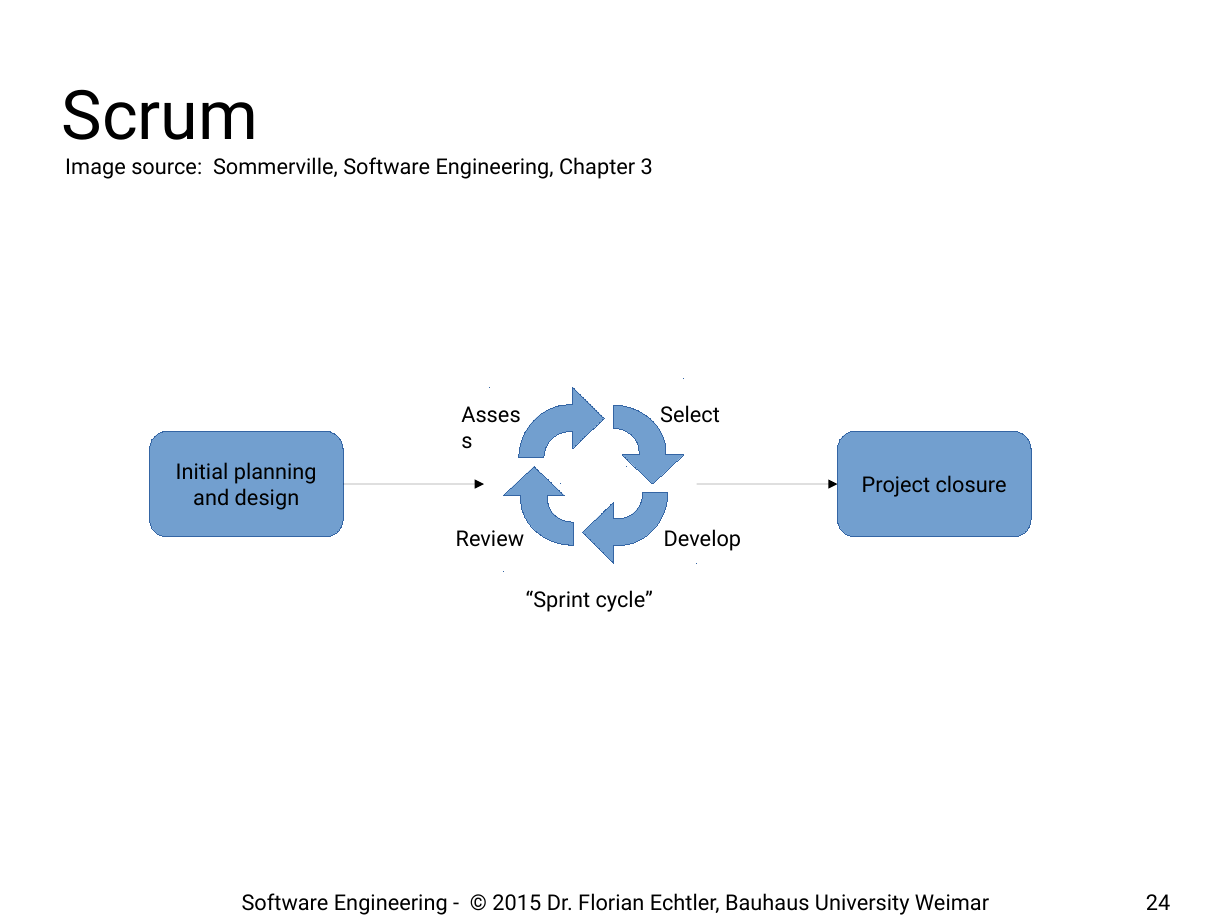
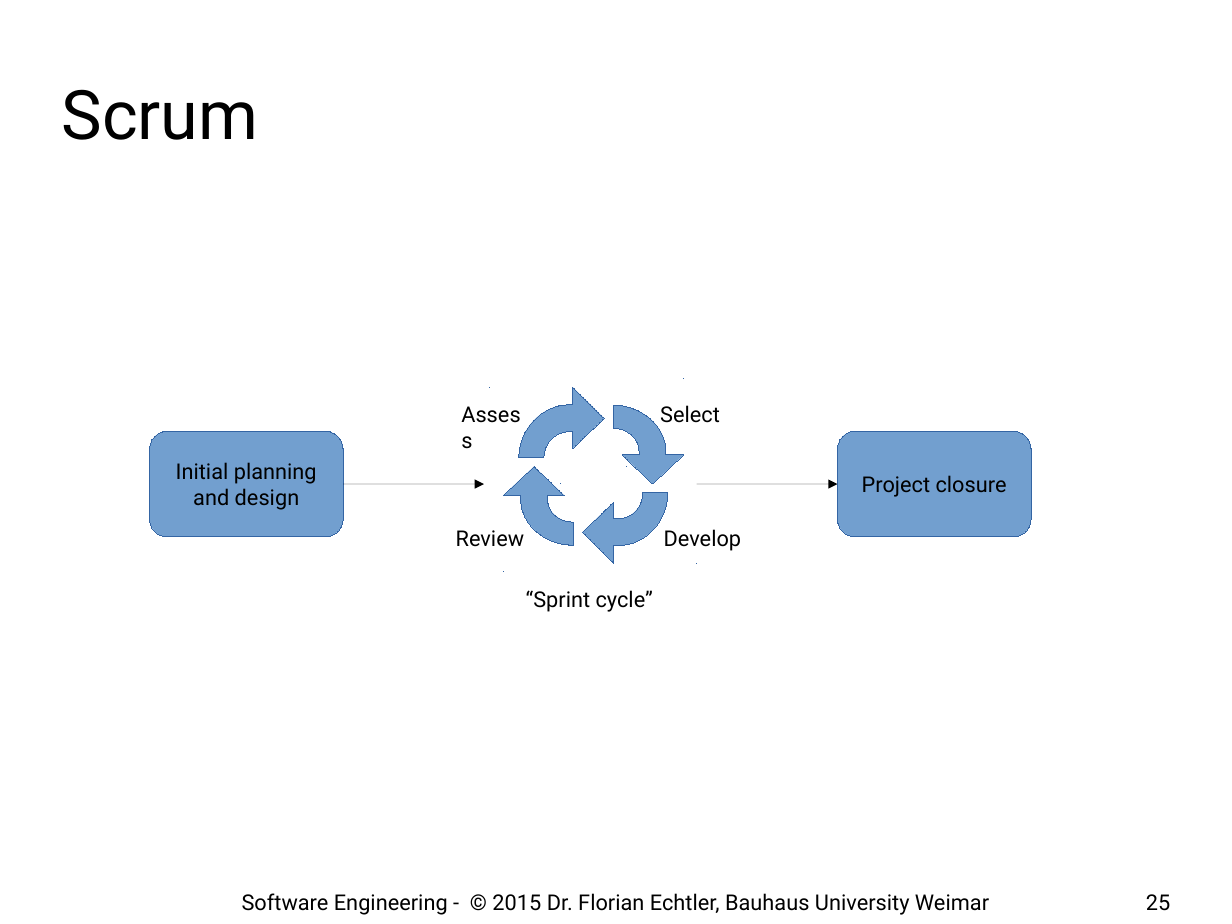
Before and after one commit to floe/software-engineering, a slide deck: slide 25 of 04-agile-methods.odp (slide 24 before the commit). Drawn at 1232x924 pixels with LibreOffice and Linux fonts; fonts in the diff are those of the drawing; background and template pictures are left out. Boxes give left, top, right and bottom in pixels: in the first picture for what was removed or moved away, otherwise in the second. Text is boxed around its words. In the diff, an @@ line names an element or a change of style, - is before the commit and + after.

```diff
--- a/04-agile-methods.odp
+++ b/04-agile-methods.odp
@@ text removed at [65, 157, 653, 179] @@
-Image source: Sommerville, Software Engineering, Chapter 3
@@ page number at [1146, 894, 1170, 911]: text changed @@
-24
+25
```
Also in this commit, not shown: 3 other slides changed, 2 slides added.
